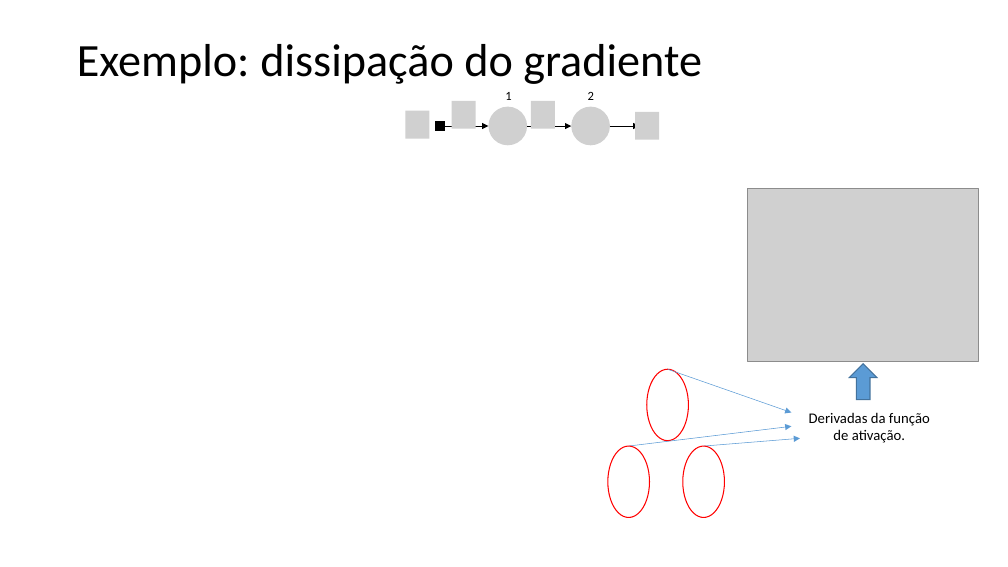
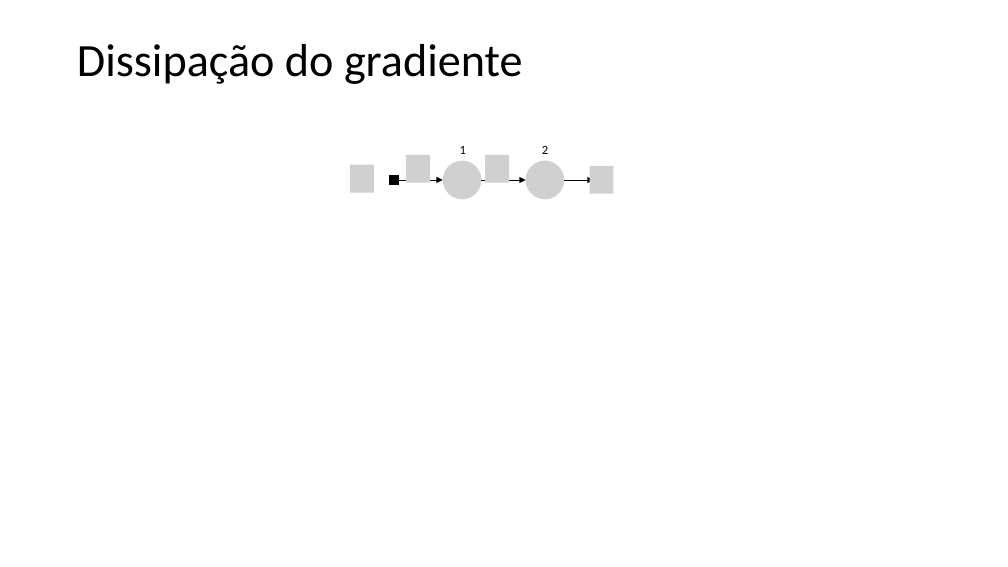
Before and after one commit to zz4fap/t320_aprendizado_de_maquina, a slide deck: slide 23 of slides/T320_Redes_Neurais_Artificiais (Parte II).pptx (slide 24 before the commit). Drawn at 1008x567 pixels with LibreOffice and Linux fonts; fonts in the diff are those of the drawing; grey boxes stand for pictures. Boxes give left, top, right and bottom in pixels: in the first picture for what was removed or moved away, otherwise in the second. Text is boxed around its words. In the diff, an @@ line names an element or a change of style, - is before the commit and + after.

Commit message:
update of slides

```diff
--- a/slides/T320_Redes_Neurais_Artificiais (Parte II).pptx
+++ b/slides/T320_Redes_Neurais_Artificiais (Parte II).pptx
@@ title at <box>77,44,523,84</box>: text changed @@
-Exemplo: dissipação do gradiente
+Dissipação do gradiente
@@ picture removed at <box>405,110,430,138</box> @@
@@ picture removed at <box>635,112,659,140</box> @@
@@ picture added at <box>350,165,374,193</box> @@
@@ picture added at <box>590,166,614,194</box> @@
@@ arrow moved from (527, 126) - (572, 126) to (399, 180) - (443, 180) @@
@@ arrow moved from (445, 126) - (488, 126) to (482, 180) - (526, 180) @@
@@ 4 pictures, 2 texts, 1 rectangle, 1 arrow: place and size @@
-4 pictures, 2 texts, 1 rectangle, 1 arrow at <box>436,92,640,145</box>
+4 pictures, 2 texts, 1 rectangle, 1 arrow at <box>389,146,594,199</box>
@@ picture removed at <box>748,188,979,361</box> @@
@@ ellipse removed at <box>647,369,689,440</box> @@
@@ arrow removed from (668, 369) to (792, 413) @@
@@ down arrow removed at <box>850,364,877,399</box> @@
@@ text removed at <box>809,412,930,443</box> @@
-Derivadas da função de ativação.
@@ ellipse removed at <box>608,446,650,517</box> @@
@@ arrow removed from (628, 446) to (792, 426) @@
@@ ellipse removed at <box>683,446,724,517</box> @@
@@ arrow removed from (704, 446) to (800, 439) @@
```
Also in this commit, not shown: 1 other slide changed, 8 slides added.
